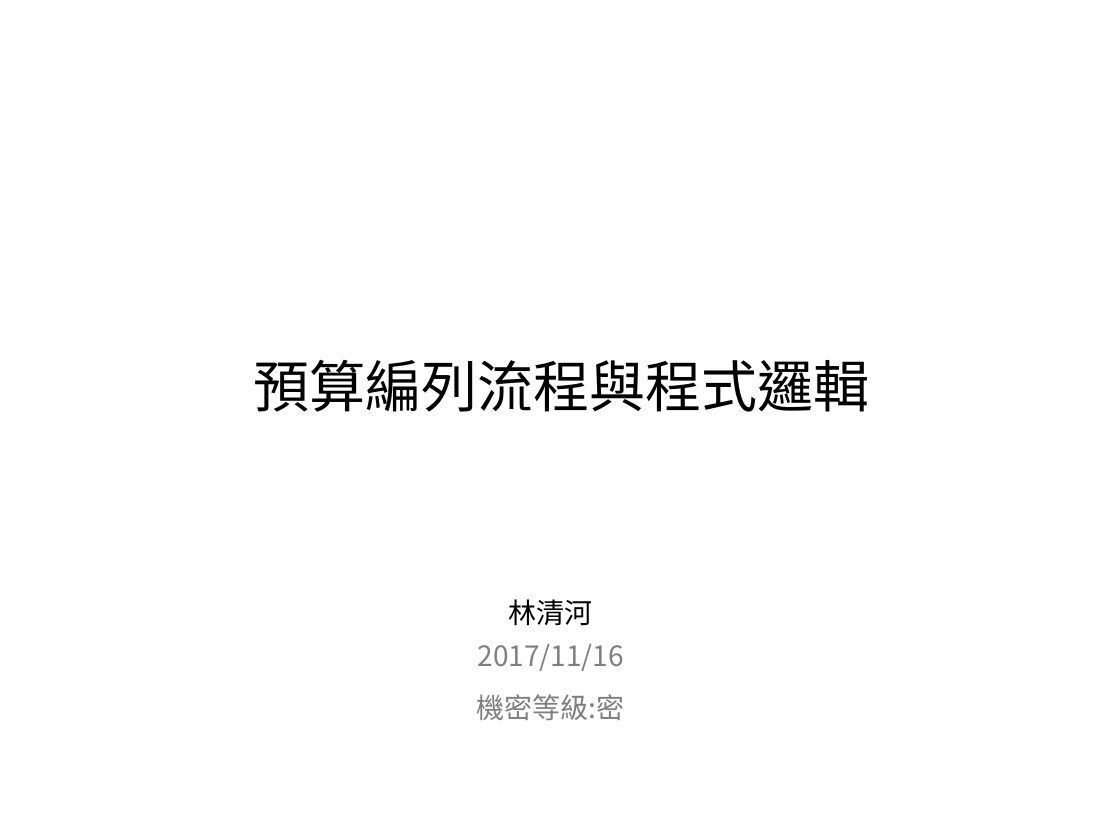
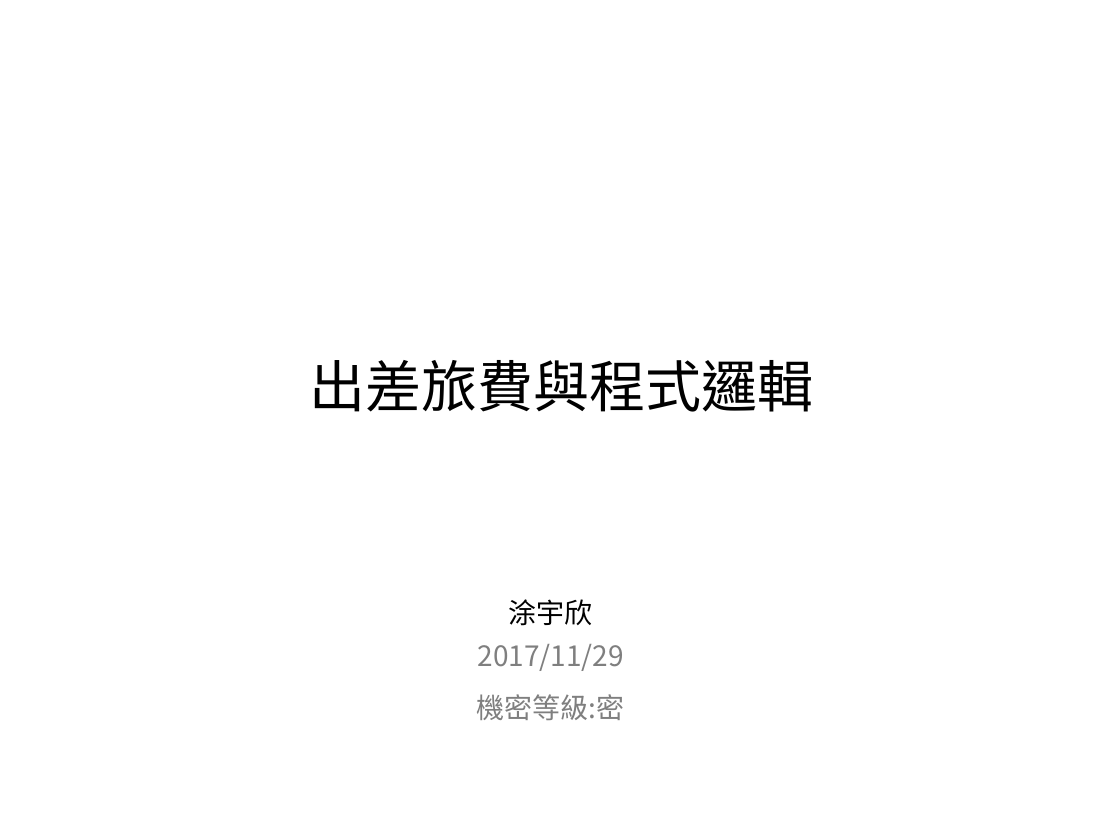
Before and after one commit to twu50100/teach, a slide deck: slide 1 of 業務簡報-twu.ppt. Drawn at 1120x840 pixels with LibreOffice and Linux fonts; fonts in the diff are those of the drawing; background and template pictures are left out. Boxes give left, top, right and bottom in pixels: in the first picture for what was removed or moved away, otherwise in the second. Text is boxed around its words. In the diff, an @@ line names an element or a change of style, - is before the commit and + after.

```diff
--- a/業務簡報-twu.ppt
+++ b/業務簡報-twu.ppt
@@ text at (310,360,814,412): text changed @@
-預算編列流程與程式邏輯
+出差旅費與程式邏輯
@@ text at (509,599,593,626): text changed @@
-林清河
+涂宇欣
@@ text at (478,644,624,671): text changed @@
-2017/11/16
+2017/11/29
```
Also in this commit, not shown: 3 other slides changed, 3 other files.
